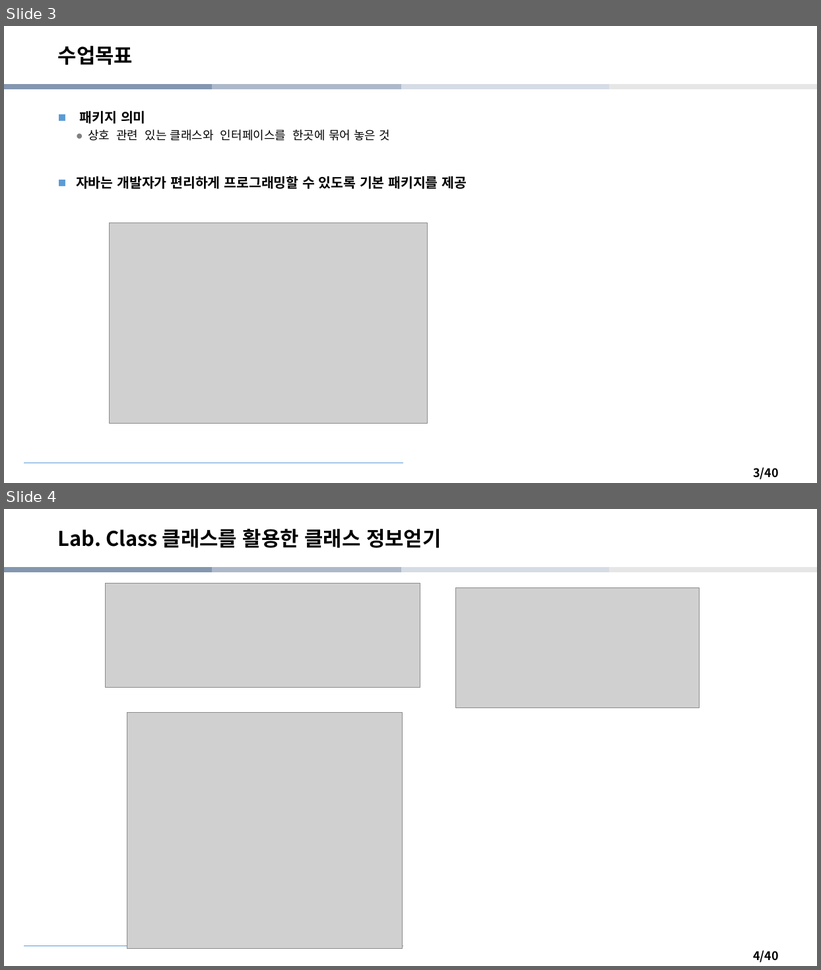
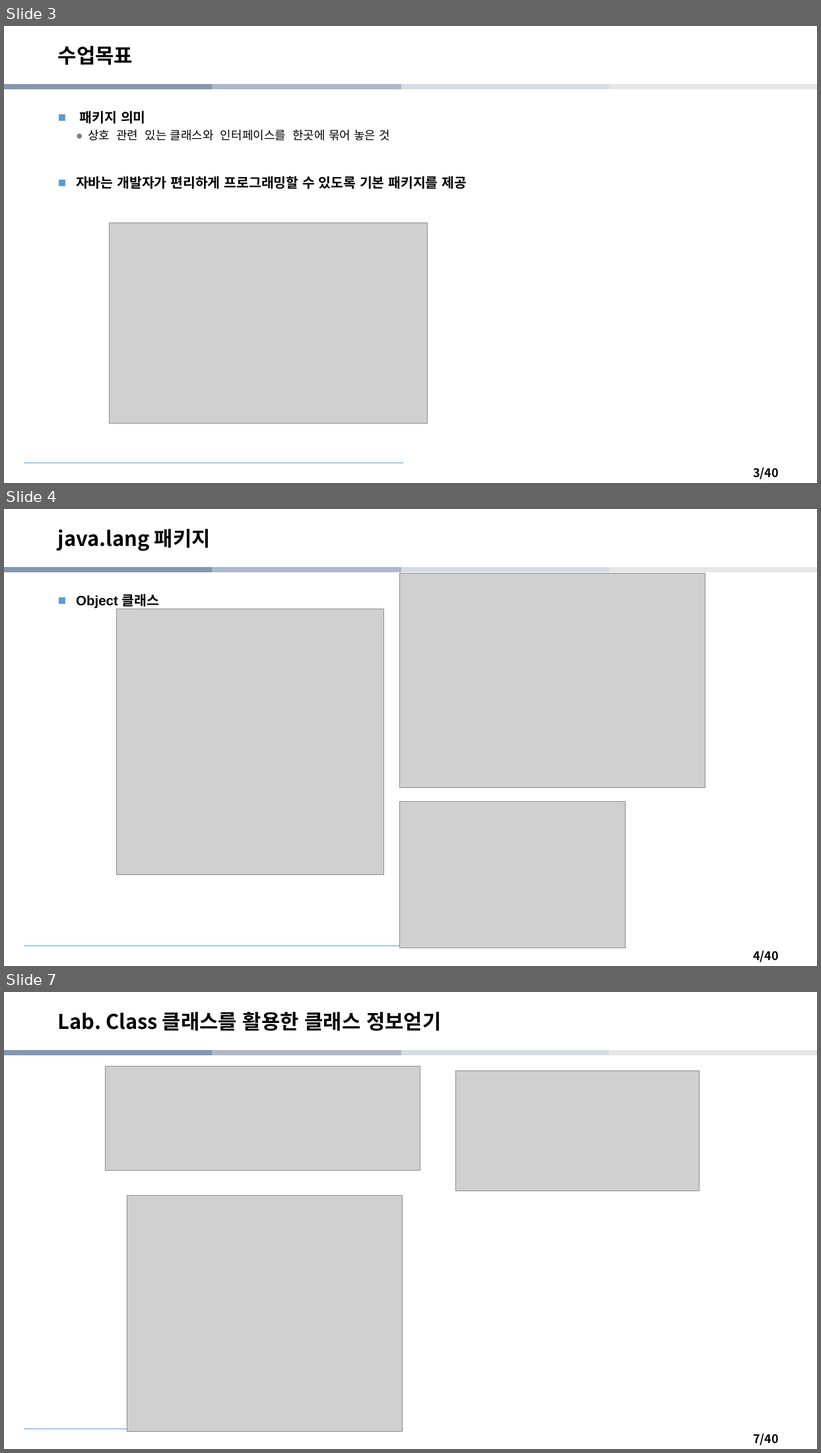
Before and after one commit to iceman67/JAVA, a slide deck: 12주차-Java 프로그래밍.pptx. Shown one above the other, each under a label of ours: slides 3 and 4 before the commit, slides 3, 4 and 7 after it; the slides between them are not shown. The pictures are 821x970 and 821x1453 pixels, drawn with LibreOffice and Linux fonts; fonts in the diff are those of the drawing; grey boxes stand for pictures. Boxes give left, top, right and bottom in pixels: in the first picture for what was removed or moved away, otherwise in the second. Text is boxed around its words. In the diff, an @@ line names an element or a change of style, - is before the commit and + after.

```diff
--- a/12주차-Java 프로그래밍.pptx
+++ b/12주차-Java 프로그래밍.pptx
@@ slide 4 added at bbox=[4, 509, 817, 966], background #FFFFFF; not listed: 6 template elements that a slide beside it also shows @@
@@ title added at bbox=[58, 529, 211, 551], 24 pt, text #000000, bold @@
+java.lang 패키지
@@ picture added at bbox=[400, 574, 706, 788] @@
@@ text added at bbox=[76, 593, 160, 609], 16 pt, text #000000, bold @@
+■ Object 클래스
@@ picture added at bbox=[116, 609, 384, 875] @@
@@ picture added at bbox=[400, 802, 626, 948] @@
@@ what was slide 4 is now slide 7 @@
@@ page number at bbox=[753, 1434, 779, 1446]: text changed @@
-4/40
+7/40
```
Also in this commit, not shown: 2 slides changed, 2 other slides added.
